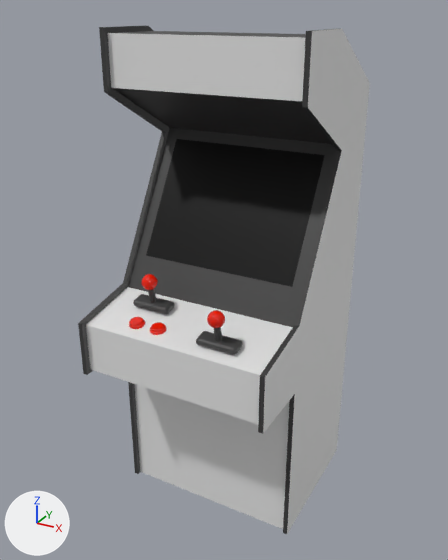
A saved change to the Blender file Assets/Models/doublePong.blend.
Both versions are drawn from a 50 mm camera at (3.23, -6.34, 5.92) aimed at (-0.03, -0.4, 2.95). Arrows for +X, +Y and +Z are at lower left; the lights stay in place. The older version comes first.

Objects in the first picture: 'Box', 'controls'.
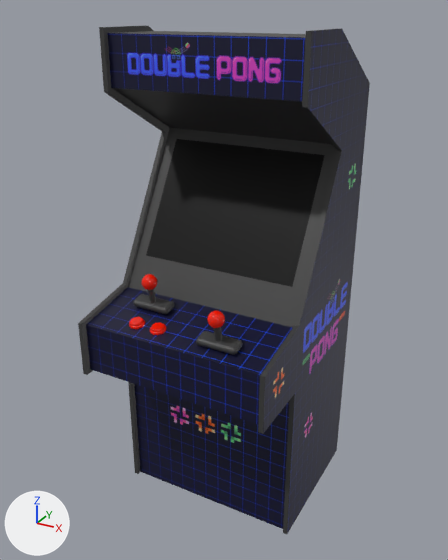
Commit message: double pong

Location of each change, (x1, y1, x2, y2) in pixels of the pictures (448 x 560 px):
'Box', surface changed (darker)
    both: (81, 29, 370, 534)
part 1 of me_cube, surface changed (darker)
    both: (86, 29, 370, 534)

What the commit changed:
Picture 'doublepong.png' (img_doublepong_png) is new.
In material 'Material' (mat_material), base_color is no longer (0.8, 0.8, 0.8), white #e7e7e7.
In material 'Material' (mat_material), texture is now set to img_doublepong_png.
me_cube has 82 vertices, 81 faces and spans x -1.15..1.15, y -1.74..0.87, z 0.0..5.73.
me_cube is used by ob_box; location (0.0, 0.0, 0.0).
me_cube part 1: texture (UV) coordinates of 16 of 81 faces, centred in x -1.15..1.15, y -1.67..0.22, z 1.02..5.52, changed; they spanned u 0.38..0.88, v 0.0..1.0 and now span u 0.03..1.0, v 0.02..0.91.
